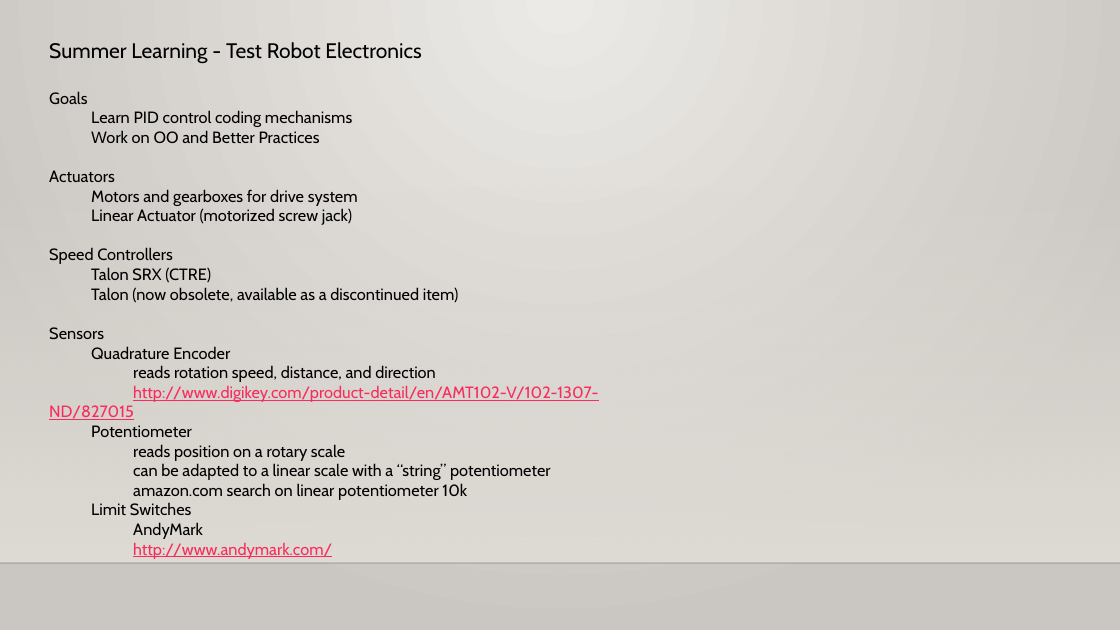
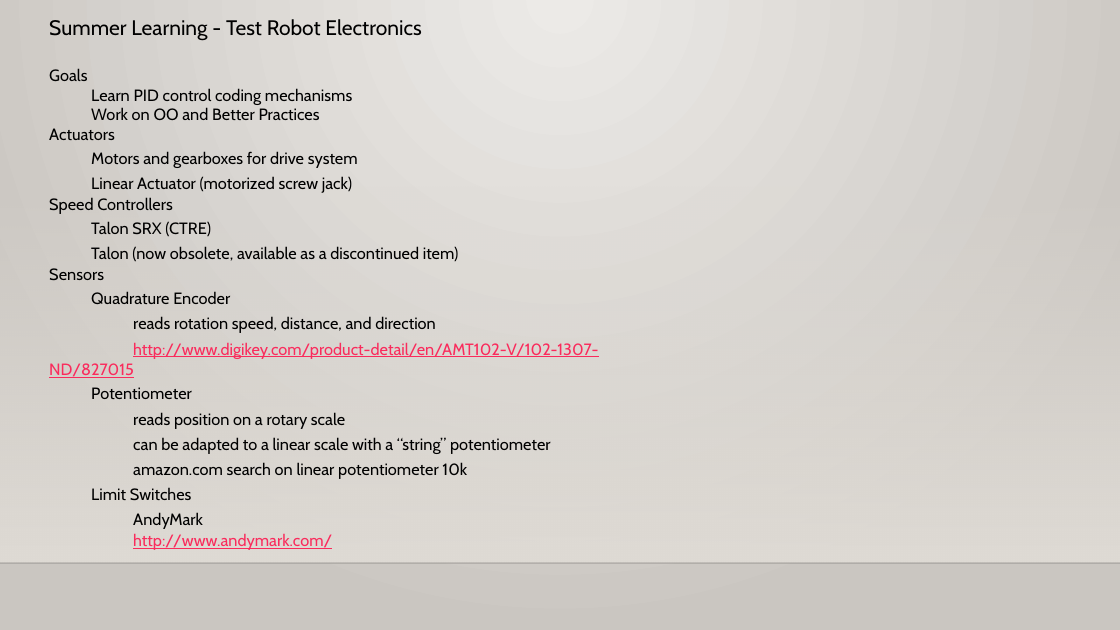
Before and after one commit to 4662FRCRobotics/Training, a slide deck: slide 6 of FRC 4662 Programming Intro.pptx (slide 4 before the commit). Drawn at 1120x630 pixels with LibreOffice and Linux fonts; fonts in the diff are those of the drawing; background and template pictures are left out. Boxes give left, top, right and bottom in pixels: in the first picture for what was removed or moved away, otherwise in the second. Text is boxed around its words. In the diff, an @@ line names an element or a change of style, - is before the commit and + after.

```diff
--- a/FRC 4662 Programming Intro.pptx
+++ b/FRC 4662 Programming Intro.pptx
@@ text "Summer Learning - Test Robot ..." rewrapped from (49, 42, 598, 559) to (49, 19, 598, 550) @@
```
Also in this commit, not shown: 3 other slides changed, 2 slides added.
